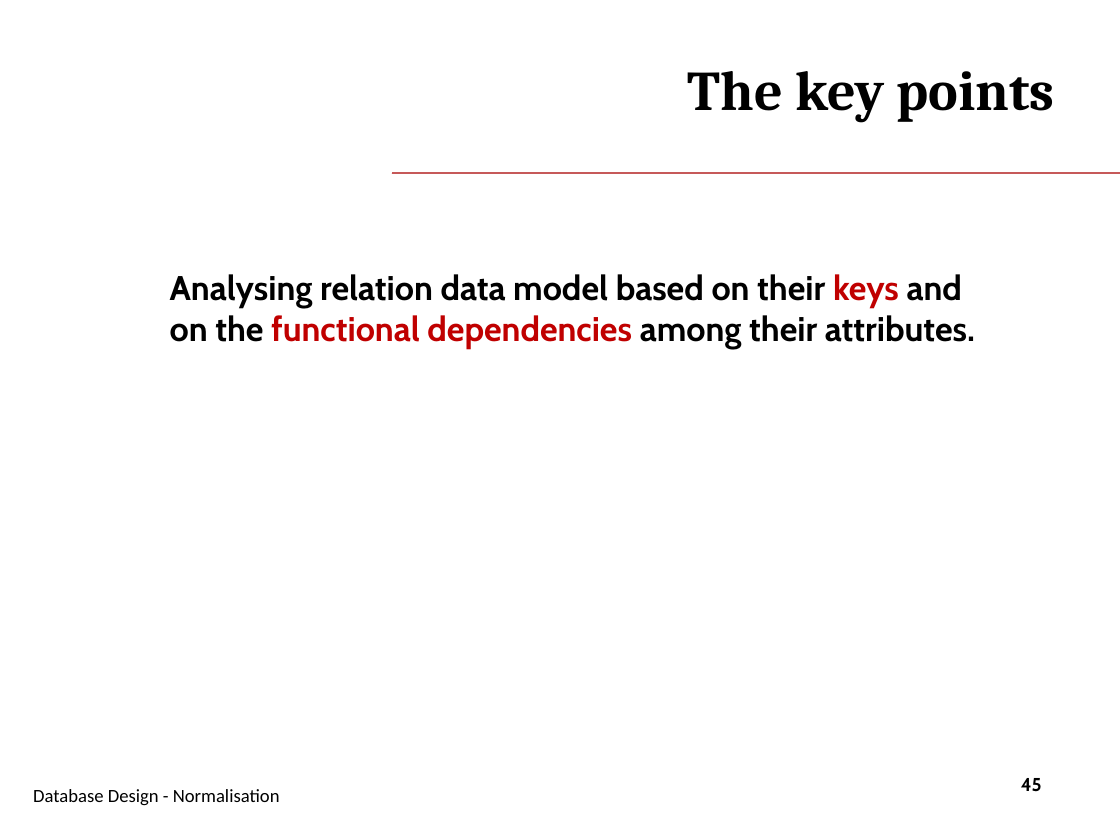
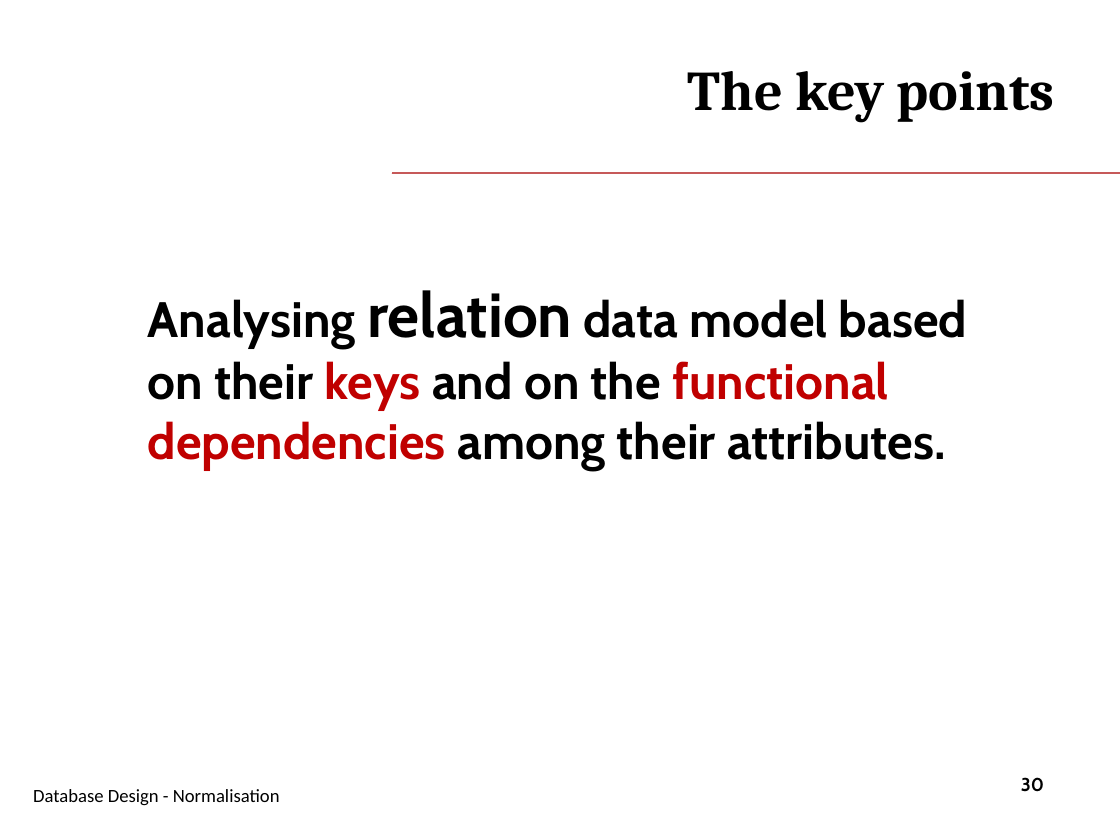
Before and after one commit to GangminLi/GangminLi.github.io, a slide deck: slide 30 of slides/cis108-6/Slides 3.2 - Database Design Normalisation.pptx (slide 45 before the commit). Drawn at 1120x840 pixels with LibreOffice and Linux fonts; fonts in the diff are those of the drawing; background and template pictures are left out. Boxes give left, top, right and bottom in pixels: in the first picture for what was removed or moved away, otherwise in the second. Text is boxed around its words. In the diff, an @@ line names an element or a change of style, - is before the commit and + after.

```diff
--- a/slides/cis108-6/Slides 3.2 - Database Design Normalisation.pptx
+++ b/slides/cis108-6/Slides 3.2 - Database Design Normalisation.pptx
@@ text "Analysing relation data model based ...": place and size @@
-text "Analysing relation data model based ..." at [170,274,975,350]
+text "Analysing relation data model based ..." at [148,290,967,470]
@@ text "Analysing relation data model based ..." at [148,290,967,470]: size 22 to 32 pt; size 22 to 40 pt in "relation" @@
@@ page number at [1021,777,1044,792]: text changed @@
-45
+30
```
Also in this commit, not shown: 9 other slides changed, 1 slide added, 17 slides removed, 12 other files.
